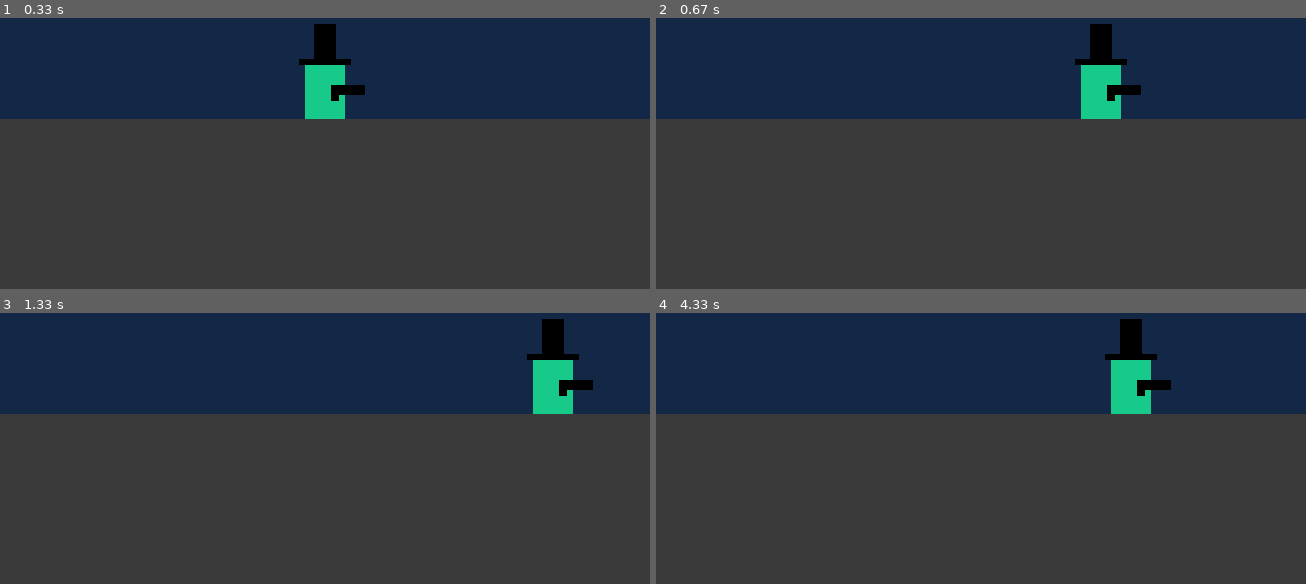
Above: before the commit, frames 1-4 (two rows, left to right).
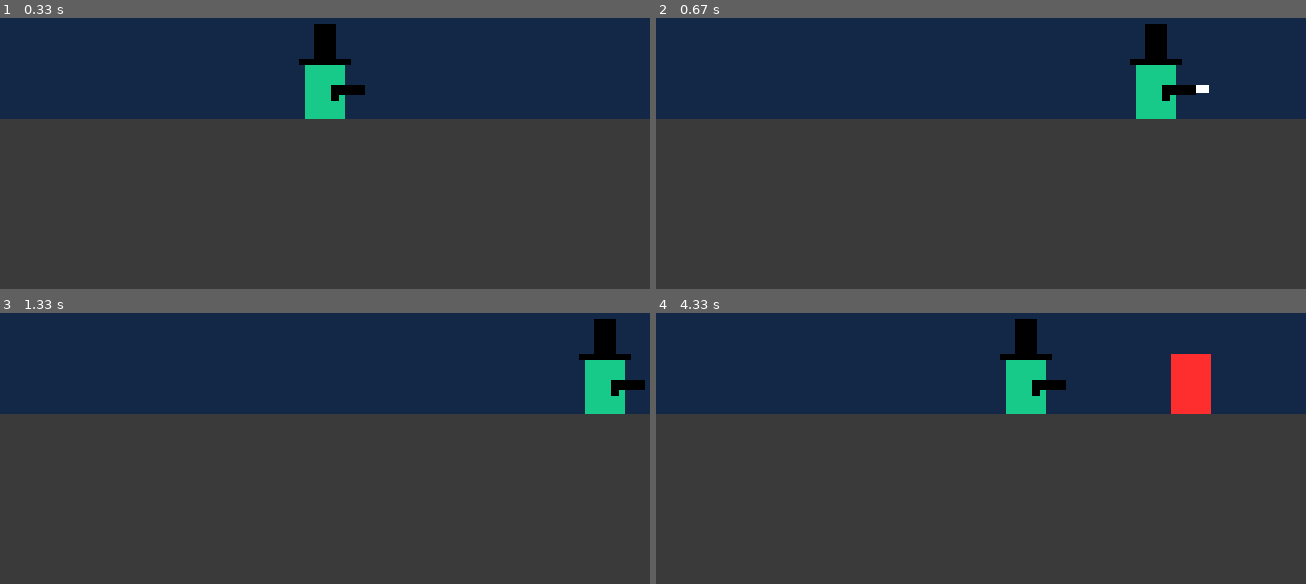
Above: after the commit, the same moments.

Repository: kaialami/PythonPrograms
Game: pygame game, started from game/man_of_mint_v4.py
Same seed, same stepped clock (60 frames per second), same inputs: the game is played once before the commit and once after it.
Inputs (mouse positions are in pixels of both pictures, inside the frame that each line leads up to):
- Up to frame 1 (0.33 s): no input
- Up to frame 2 (0.67 s): hold P from 0.33 s (still down); hold D from 0.33 s (still down)
- Up to frame 3 (1.33 s): release P at 0.8 s; release D at 0.8 s; tap Space at 0.83 s; hold D from 1.17 s (still down)
- Up to frame 4 (4.33 s): release D at 1.63 s; hold A 2.17-2.7 s; click (1046, 388) at 2.78 s; click (outside the picture) at 3.12 s; hold A 3.4-3.8 s; hold D from 3.83 s (still down)

Frame 1 is identical in both runs. In frame 2, 3.9% of the frame differs, in the area x 64-86%, y 2-38%; in frame 3, 3.9%; in frame 4, 5.3%, in the area x 52-86%, y 2-38%.

Commit message:
awdawawd

Diff:
--- a/game/man_of_mint_v4.py
+++ b/game/man_of_mint_v4.py
@@ -9,12 +9,14 @@
         self.width = width
         self.height = height
         self.colour = colour
-        self.velocity = 3
+        self.velocity = 0.05
         self.vertical = 7
         self.jumpCount = 250
         self.isJump = False
         self.airborne = False
         self.isLeft = False
+        self.accel = 0.5
+        self.shoot_timer = 0
 
         # mint man
         self.image = pygame.Surface((self.width, self.height))
@@ -74,8 +76,8 @@
         self.x = x
         self.y = y
         self.right = right
-        self.gun_vel = 15
-        self.image = pygame.Surface((20, 8))
+        self.gun_vel = 10
+        self.image = pygame.Surface((15, 8))
         self.image.fill(white)
         self.rect = self.image.get_rect(center = (self.x, self.y))
 
@@ -84,7 +86,28 @@
         if self.rect.x >= screen_width + 200 or self.rect.x <= -200:
             self.kill()
 
-
+class Enemy(pygame.sprite.Sprite):
+    def __init__(self, x, y, width, height):
+        super().__init__()
+        self.x = x
+        self.y = y
+        self.width = width
+        self.height = height
+        self.velocity = 3
+        self.hit_points = 3
+        if self.x < screen_width//2:
+            self.right = 1
+        else:
+            self.right = -1
+
+        self.image = pygame.Surface((self.width, self.height))
+        self.image.fill(orange)
+        self.rect = self.image.get_rect(center = (self.x, self.y))
+
+    def update(self):
+        self.rect.x += self.velocity * self.right
+        if self.rect.x >= screen_width + 1000 or self.rect.x <= - 1000:
+            self.kill()
 
 
 # colours
@@ -95,6 +118,8 @@
 orange = (255,46,46)
 darkblue = (18,40,70)
 gray = (58,58,58)
+darkishred = (179,7,21)
+darkred = (122,2,12)
 colour = mint
 
 # screen
@@ -112,6 +137,9 @@
 floor_surface.fill(gray)
 floor_rect = floor_surface.get_rect(topleft = (0, floor))
 paused = False
+SPAWNENEMY = pygame.USEREVENT
+pygame.time.set_timer(SPAWNENEMY, 2000)
+enemy_spawn = [-60, screen_width + 5]
 
 def update():
     screen.fill(darkblue)
@@ -126,12 +154,14 @@
     elif man.isLeft:
         screen.blit(man.gun, man.gun_rect_left)
         screen.blit(man.gun_handle, man.gun_handle_rect_left)
+    enemy_group.draw(screen)
     pygame.display.flip()
 
 man = Player(screen_width // 2, 500, 40, 60, mint)
 player_group = pygame.sprite.Group()
 player_group.add(man)
 bullet_group = pygame.sprite.Group()
+enemy_group = pygame.sprite.Group()
 
 while run:
     if not man.isLeft:
@@ -151,6 +181,10 @@
                 man.isJump = False
                 man.airborne = True
                 man.jumpCount = 250
+            if event.key == pygame.K_p:
+                man.shoot_timer = 0
+            if event.key == pygame.K_a or event.key == pygame.K_d:
+                man.velocity = 0.05
         if event.type == pygame.MOUSEBUTTONDOWN and not paused:
             bullet_group.add(man.create_bullet())
         if event.type == pygame.KEYDOWN and paused:
@@ -160,20 +194,33 @@
                 man.score = 0
                 man.x = screen_width//2
                 man.y = 500
+        if event.type == SPAWNENEMY and not paused:
+            enemy_group.add(Enemy(random.choice(enemy_spawn), 500, 40, 60))
 
 
     if not paused:
         keys = pygame.key.get_pressed()
-        if keys[pygame.K_d] and man.rect.x + man.width < screen_width:
+        if keys[pygame.K_a] and keys[pygame.K_d]:
+            pass
+        elif keys[pygame.K_d] and man.rect.right < screen_width - 25:
             man.isLeft = False
             right = 1
             man.move_x(right)
-        if keys[pygame.K_a] and man.rect.x > 0:
+            if man.velocity < 5:
+                man.velocity += man.accel
+        elif keys[pygame.K_a] and man.rect.left > 25:
             man.isLeft = True
             right = -1
             man.move_x(right)
+            if man.velocity < 5:
+                man.velocity += man.accel
         if keys[pygame.K_SPACE] and man.rect.y == floor - man.height:
             man.isJump = True
+        if keys[pygame.K_p]:
+            if man.shoot_timer % 30 == 0:
+                bullet_group.add(man.create_bullet())
+            man.shoot_timer += 1
+
 
         # jump
         if man.isJump:
@@ -186,9 +233,12 @@
         if man.rect.y + man.height >= floor:
             man.airborne = False
 
-
-
+        for enemy, bullet in zip(enemy_group, bullet_group):
+            if pygame.sprite.spritecollideany(enemy, bullet_group):
+                bullet_group.remove(bullet)
+                enemy_group.remove(enemy)
     bullet_group.update()
+    enemy_group.update()
     update()
 
 pygame.quit()
--- a/printboard.py
+++ b/printboard.py
@@ -142,7 +142,7 @@
 # def cpuBlock(player = 'O', dic = {}):
 
 
-
+print(printBoard(board))
 
 
 # print(cpuWin('O', allO))
--- a/tic-tac-toe-tree.py
+++ b/tic-tac-toe-tree.py
@@ -1,4 +1,23 @@
-from trees import binaryTree, treeInsert
+board = [0, 0, 0,
+         0, 0, 0,
+         0, 0, 0]
 
-p1 = int(input('Number: '))
-print(binaryTree([p1]))
+x = "x"
+o = "o"
+
+pos = {"tl":'', "ml":'', "bl":'', "tm":'', 'mm':'', 'bm':'', 'tr':'', 'mr':'', 'br':''}
+
+branch_tl = {0:[], 1:[], 2:[], 3:[], 4:[], 5:[], 6:[], 7:[]}
+
+for n in range(8):
+    branch = []
+    for key, value in branch_tl.items():
+        if n != key:
+            if key % 2 == 0:
+                value = x
+            else:
+                value = o
+            branch.append({key:value})
+    branch_tl[n] = branch
+
+print(branch_tl)
--- a/trees.py
+++ b/trees.py
@@ -78,7 +78,7 @@
 # from random import randint
 # the_list = []
 # for x in range(5):
-#     the_list.append(randint(1, 10))
+#     the_list.append(randint(1, 100))
 
 # the_list = sorted(the_list)
 # print(the_list)
--- /dev/null
+++ b/word-count.py
@@ -0,0 +1,8 @@
+def word_count(string):
+    lst = string.split()
+    return len(lst)
+
+
+def char_count(string):
+    lst = [char for char in string if char != " "]
+    return len(lst)
